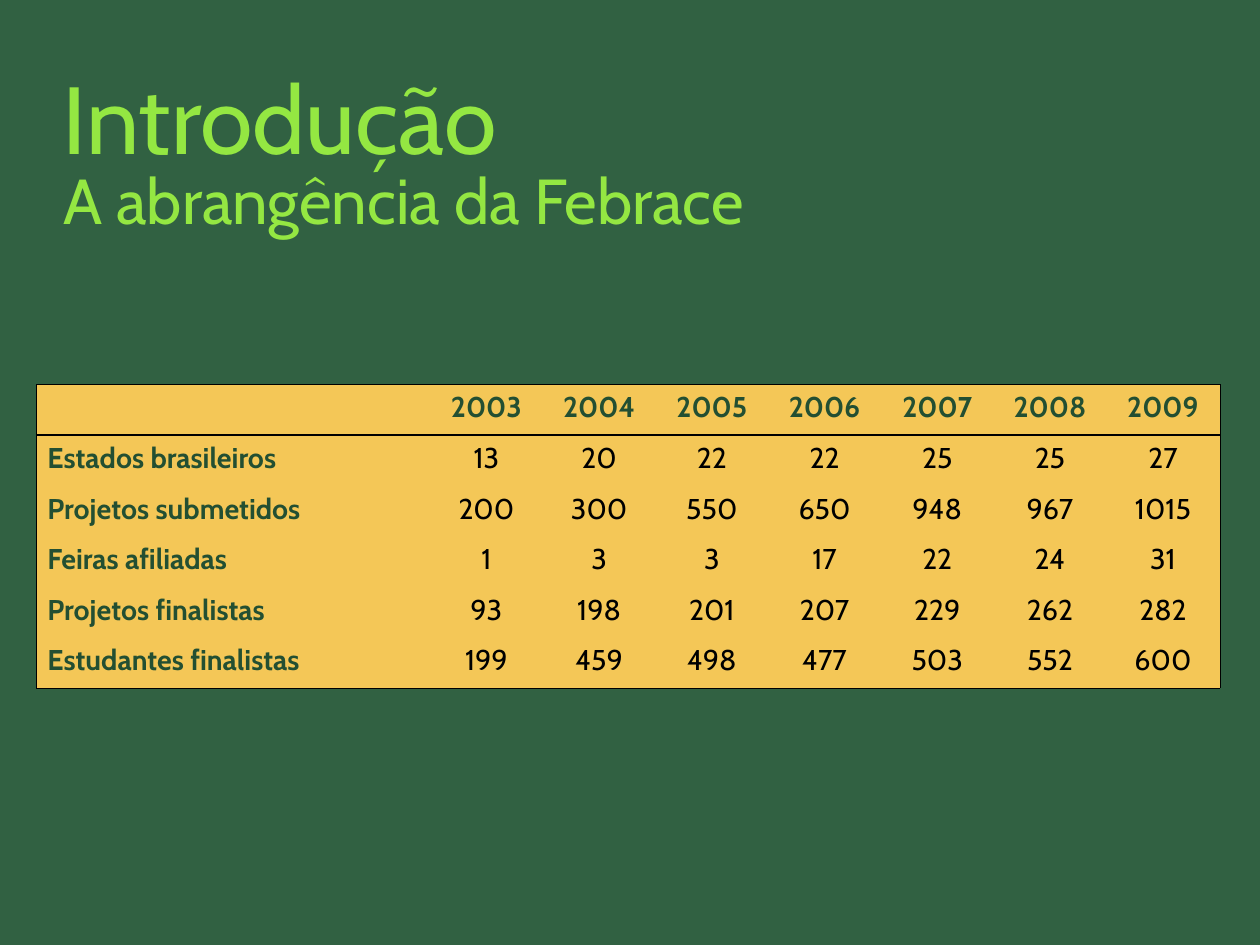
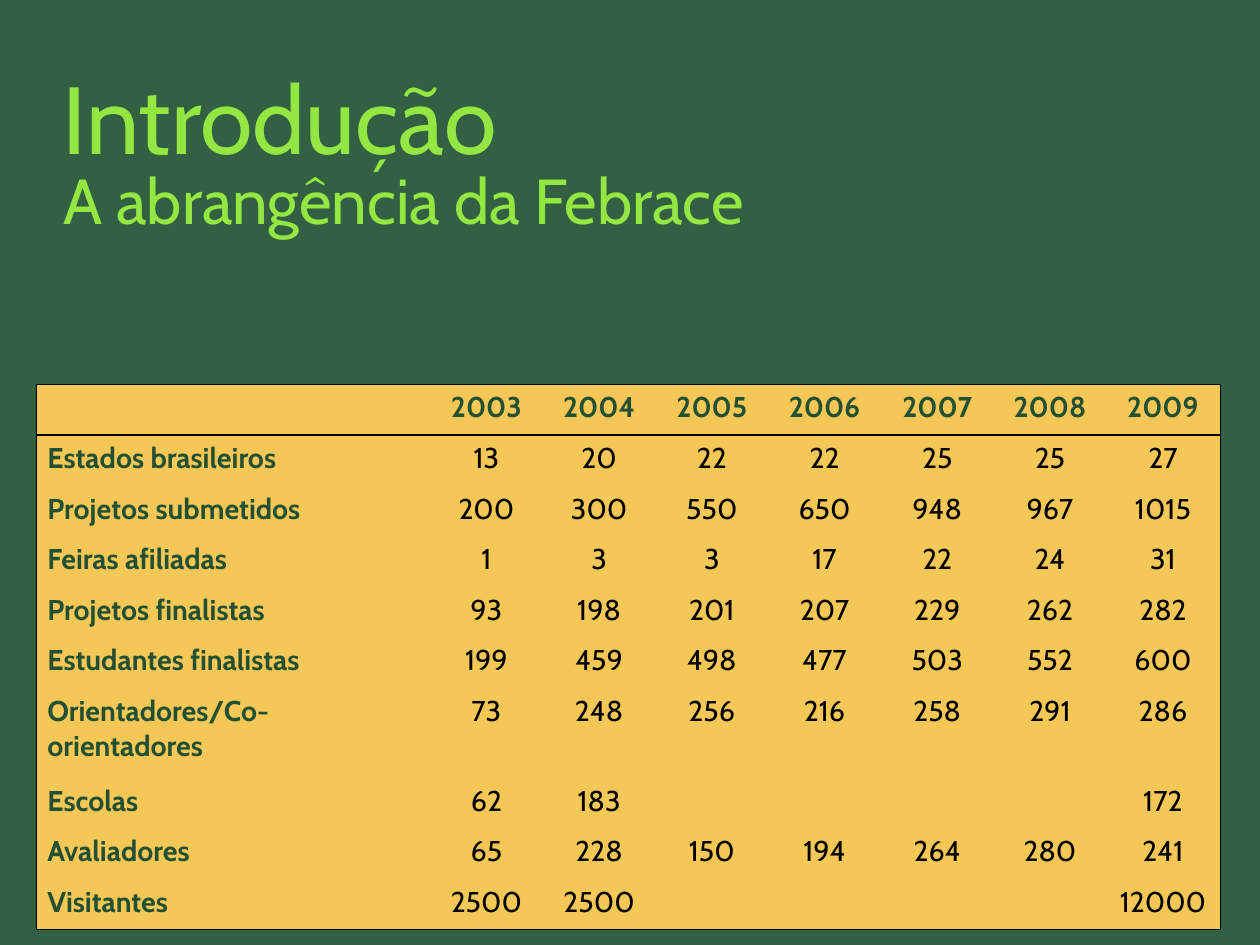
Before and after one commit to nathaliaspatricio/febracev, a slide deck: slide 3 of docs/atividades_psi/apresentacao_psi.odp. Drawn at 1260x945 pixels with LibreOffice and Linux fonts; fonts in the diff are those of the drawing. Boxes give left, top, right and bottom in pixels: in the first picture for what was removed or moved away, otherwise in the second. Text is boxed around its words. In the diff, an @@ line names an element or a change of style, - is before the commit and + after.

Commit message:
adicionando figura da abrangência da febrace

```diff
--- a/docs/atividades_psi/apresentacao_psi.odp
+++ b/docs/atividades_psi/apresentacao_psi.odp
@@ table at [37,384,1223,917] @@
+row 7: Orientadores/Co-orientadores | 73 | 248 | 256 | 216 | 258 | 291 | 286
+row 8: Escolas | 62 | 183 |  |  |  |  | 172
+row 9: Avaliadores | 65 | 228 | 150 | 194 | 264 | 280 | 241
+row 10: Visitantes | 2500 | 2500 |  |  |  |  | 12000
```
Also in this commit, not shown: 4 other files.
